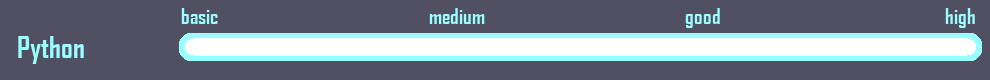
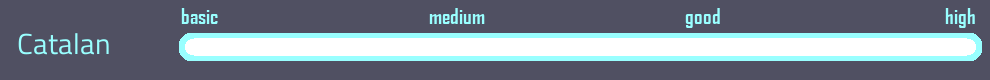
Layers edited between the first and the second 990 × 80 image:
renamed "Python" to "Catalan", painted on it over (18, 33, 109, 64)
